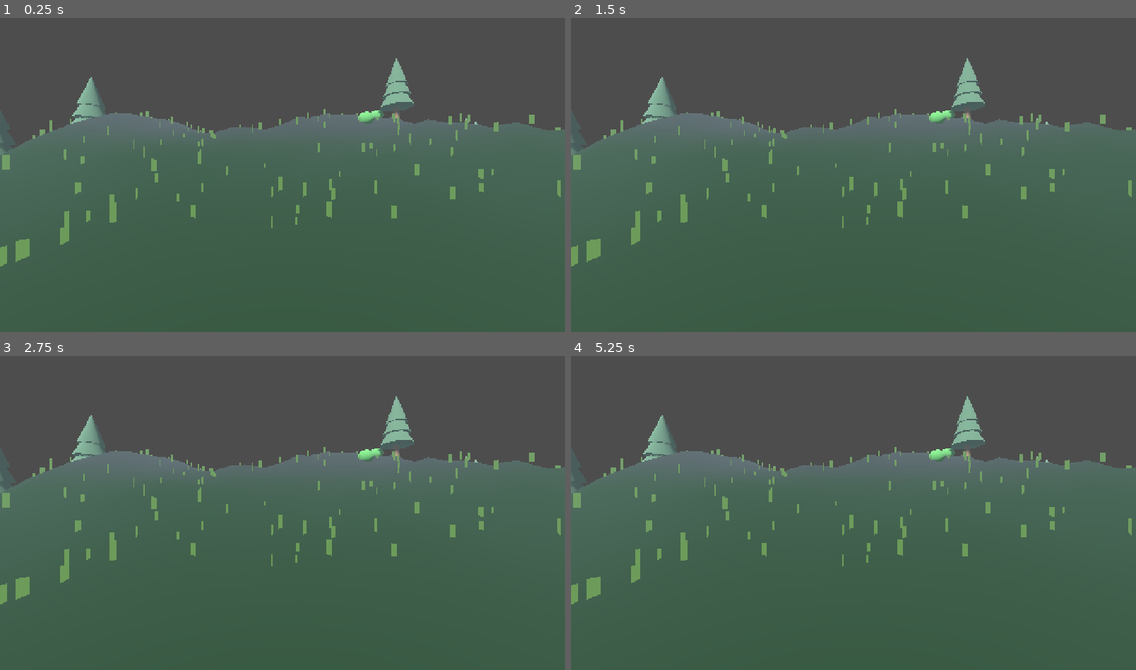
Above: before the commit, frames 1-4 (two rows, left to right).
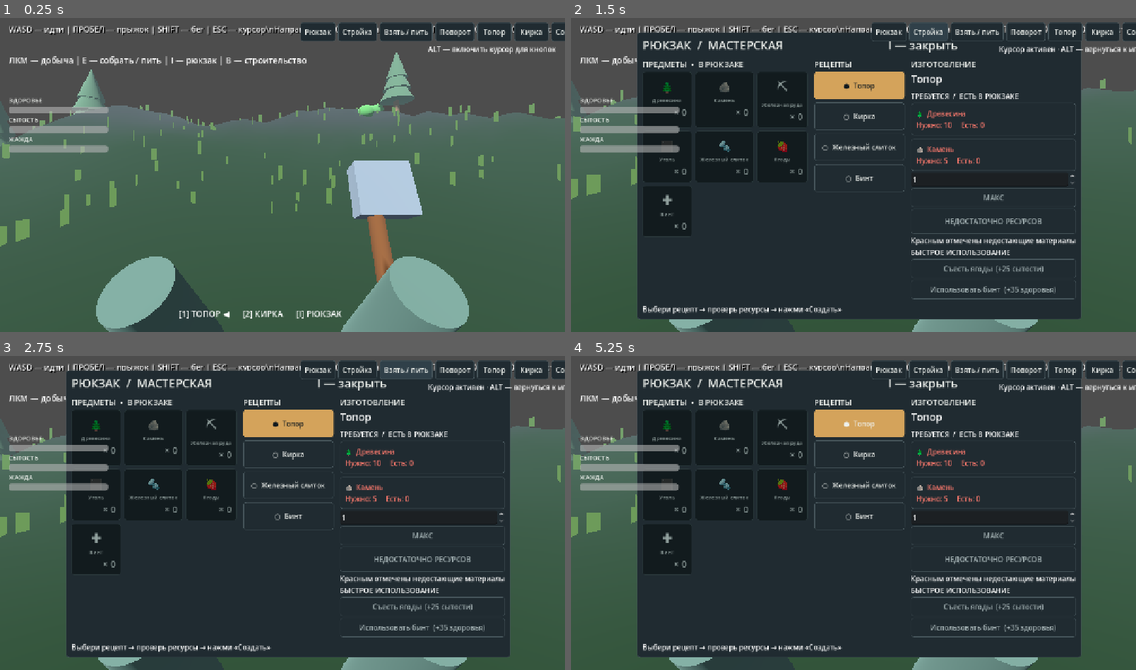
Above: after the commit, the same moments.

Repository: noval000/survival
Game: Godot game, scene res://scenes/Main.tscn
Two runs of this game, one before a commit and one after it. Both use one fixed random seed, a clock stepped at 60 frames per second and the inputs below.
Inputs (mouse positions are in pixels of both pictures, inside the frame that each line leads up to):
- Up to frame 1 (0.25 s): no input
- Up to frame 2 (1.5 s): click (887, 30) at 0.5 s, where only the run after the commit has a clickable "Рюкзак"; click (926, 30) at 1.25 s, where only the run after the commit has a clickable "Стройка"
- Up to frame 3 (2.75 s): click (406, 368) at 2 s, where only the run after the commit has a clickable "Взять / пить"
- Up to frame 4 (5.25 s): click (1028, 368) at 2.75 s, where only the run after the commit has a clickable "Поворот"; click (1068, 368) at 3.5 s, where only the run after the commit has a clickable "Топор"; click (1102, 368) at 4.25 s, where only the run after the commit has a clickable "Кирка"; click (859, 421) at 5 s, where only the run after the commit has a clickable "● Топор"

The runs differ from the first frame. In frame 1, 21% of the frame differs, in the area x 0-100%, y 1-100%; in frame 2, 77%; in frame 3, 77%; in frame 4, 77%.
Error before the commit: Parse Error: Could not preload resource script "res://scripts/QuickActionsHUD.gd". (res://scripts/Player.gd:8)

Commit message:
Fix duplicate UI declarations causing Godot parser failures

Diff:
--- a/godot/scripts/QuickActionsHUD.gd
+++ b/godot/scripts/QuickActionsHUD.gd
@@ -1,5 +1,4 @@
 extends CanvasLayer
-const UI = preload("res://scripts/UIDesign.gd")
 const UI = preload("res://scripts/UIDesign.gd")
 
 signal inventory_pressed
@@ -42,7 +41,6 @@
     button.custom_minimum_size = Vector2(78, 43)
     button.pressed.connect(callback)
     UI.decorate_button(button)
-    UI.decorate_button(button)
     controls.add_child(button)
 
 func set_cursor_visible(enabled: bool) -> void:
